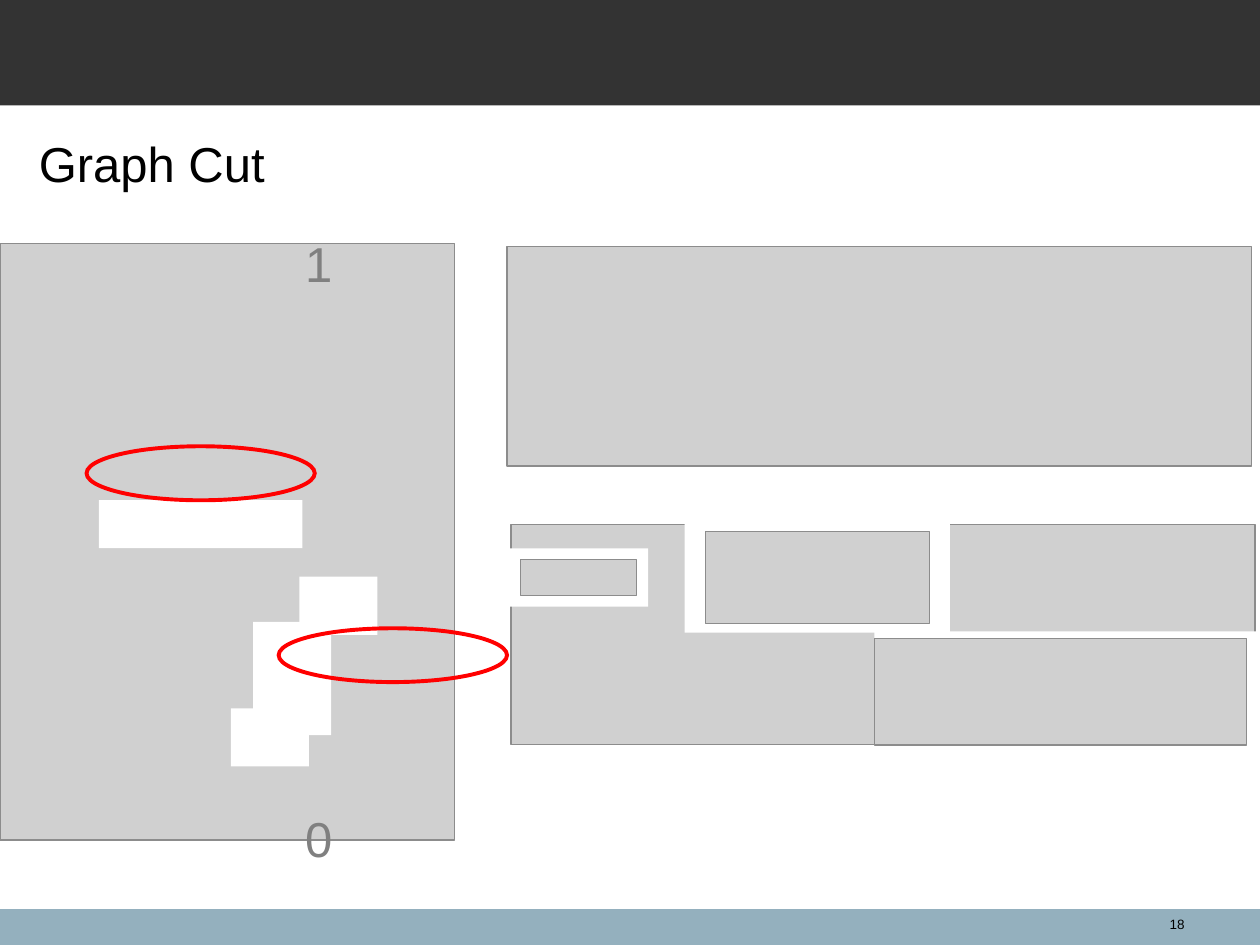
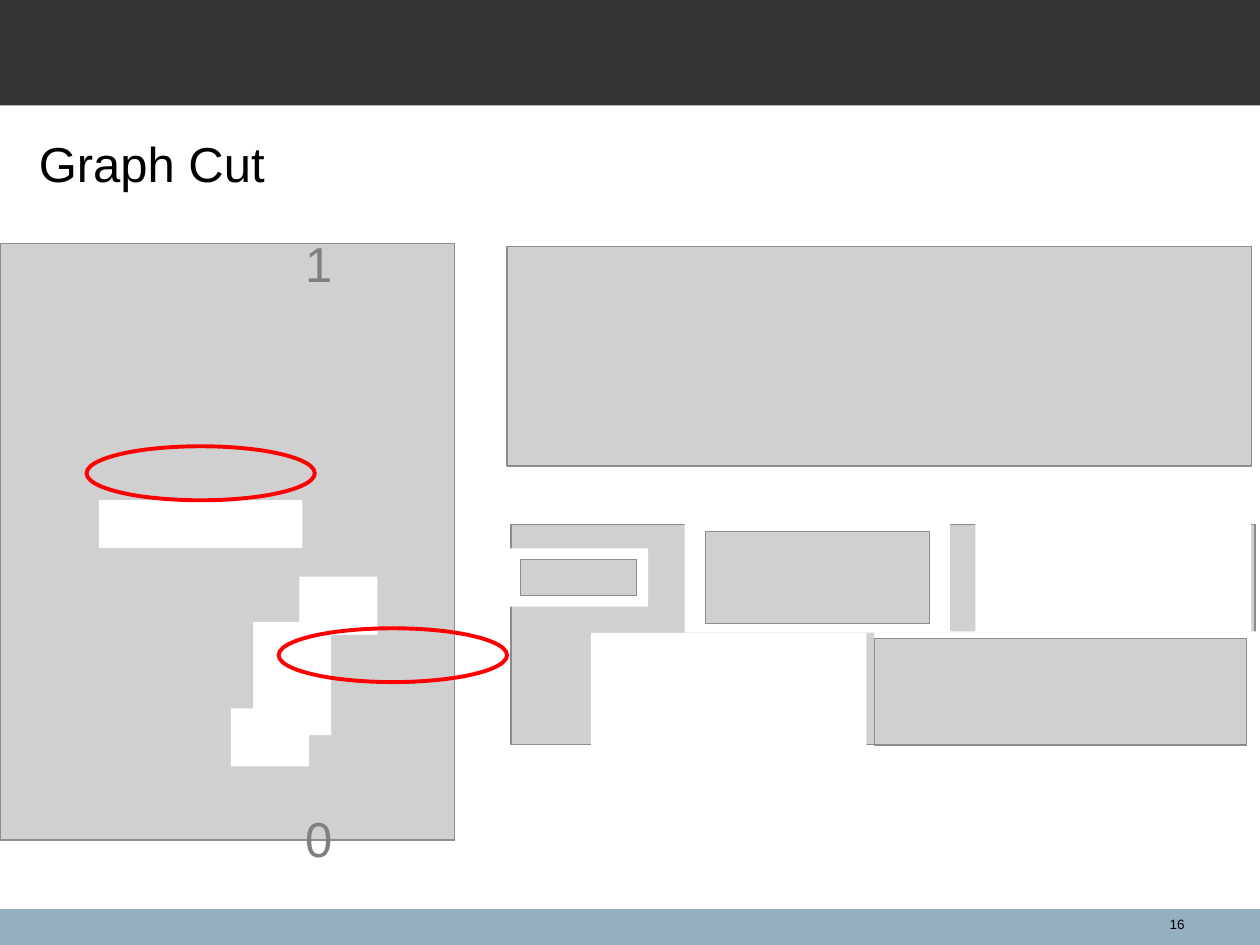
Before and after one commit to spacegoing/ANU_Hounours_Final, a slide deck: slide 16 of FinalTalk/Presentation.ppt (slide 18 before the commit). Drawn at 1260x945 pixels with LibreOffice and Linux fonts; fonts in the diff are those of the drawing; grey boxes stand for pictures; background and template pictures are left out. Boxes give left, top, right and bottom in pixels: in the first picture for what was removed or moved away, otherwise in the second. Text is boxed around its words. In the diff, an @@ line names an element or a change of style, - is before the commit and + after.

```diff
--- a/FinalTalk/Presentation.ppt
+++ b/FinalTalk/Presentation.ppt
@@ rectangle added at <box>975,522,1251,635</box>, fill #FFFFFF @@
@@ rectangle added at <box>591,633,867,746</box>, fill #FFFFFF @@
```
Also in this commit, not shown: 13 other slides changed, 4 slides added, 3 slides removed, 3 other files.
